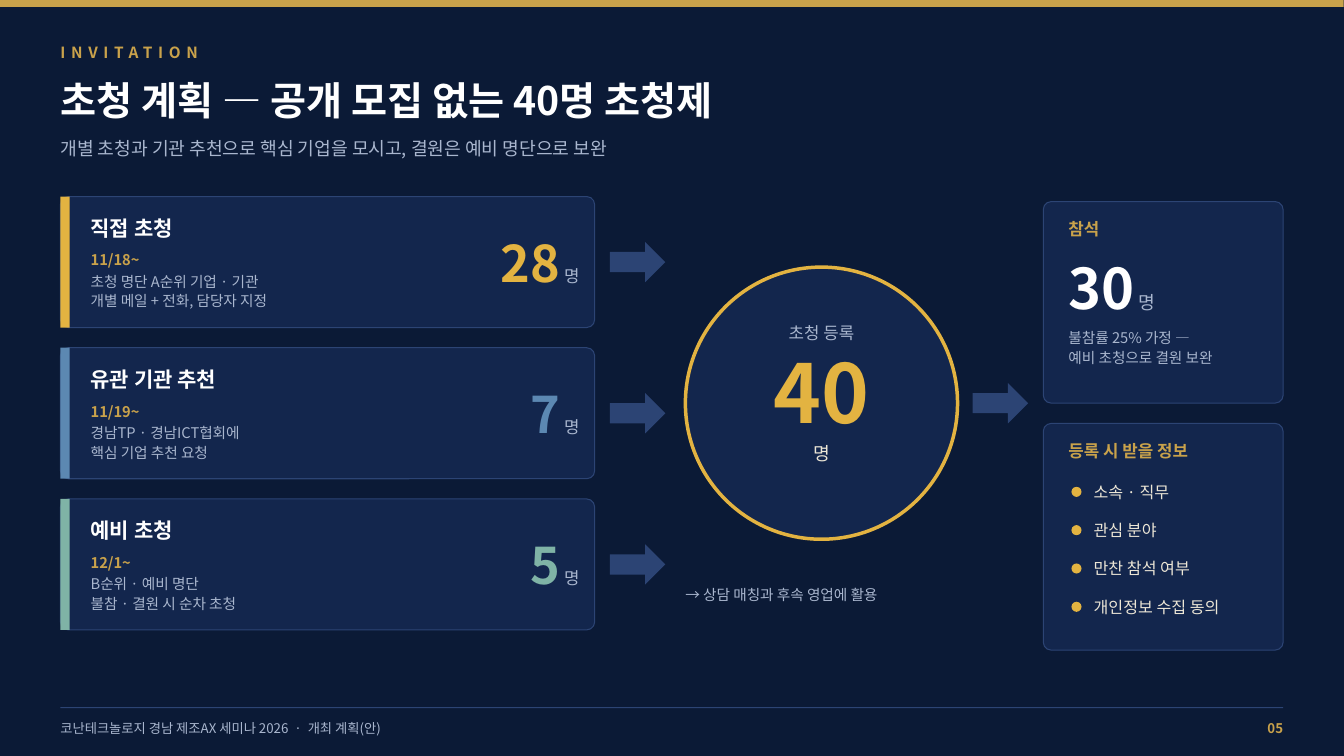
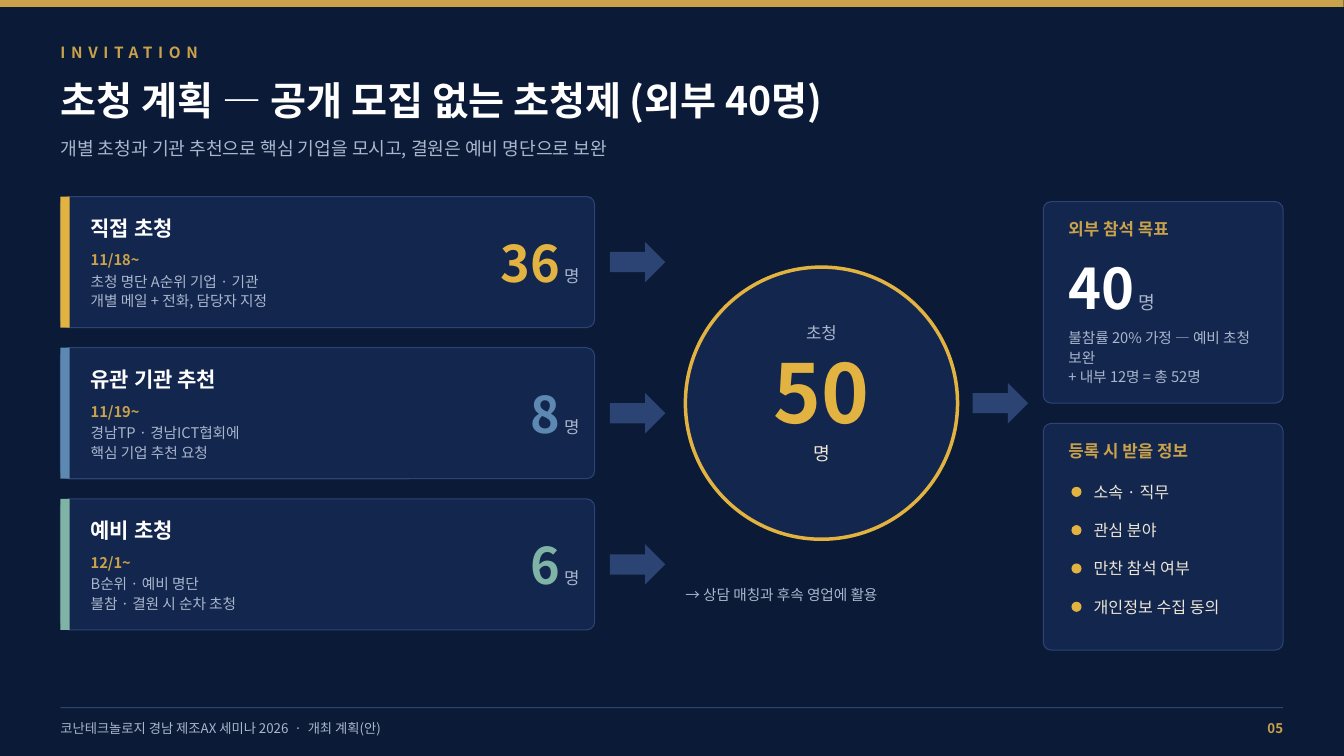
Before and after one commit to Jacob-Yeom/claude, a slide deck: slide 5 of output/changwon_ax_seminar_plan_deck.pptx. Drawn at 1344x756 pixels with LibreOffice and Linux fonts; fonts in the diff are those of the drawing. Boxes give left, top, right and bottom in pixels: in the first picture for what was removed or moved away, otherwise in the second. Text is boxed around its words. In the diff, an @@ line names an element or a change of style, - is before the commit and + after.

```diff
--- a/output/changwon_ax_seminar_plan_deck.pptx
+++ b/output/changwon_ax_seminar_plan_deck.pptx
@@ text at box(60, 82, 823, 123): text changed @@
-초청 계획 — 공개 모집 없는 40명 초청제
+초청 계획 — 공개 모집 없는 초청제 (외부 40명)
@@ text at box(1068, 221, 1169, 237): text changed @@
-참석
+외부 참석 목표
@@ text at box(501, 244, 579, 283): text changed @@
-28 명
+36 명
@@ text at box(1068, 266, 1156, 311): text changed @@
-30 명
+40 명
@@ text at box(806, 325, 837, 340): text changed @@
-초청 등록
+초청
@@ text at box(1068, 331, 1250, 383): text changed @@
-불참률 25% 가정 —
-예비 초청으로 결원 보완
+불참률 20% 가정 — 예비 초청 보완
++ 내부 12명 = 총 52명
@@ text at box(774, 362, 870, 424): text changed @@
-40
+50
@@ text at box(531, 395, 579, 434): text changed @@
-7 명
+8 명
@@ text at box(531, 546, 579, 585): text changed @@
-5 명
+6 명
```
Also in this commit, not shown: 9 other slides changed, 4 other files.
